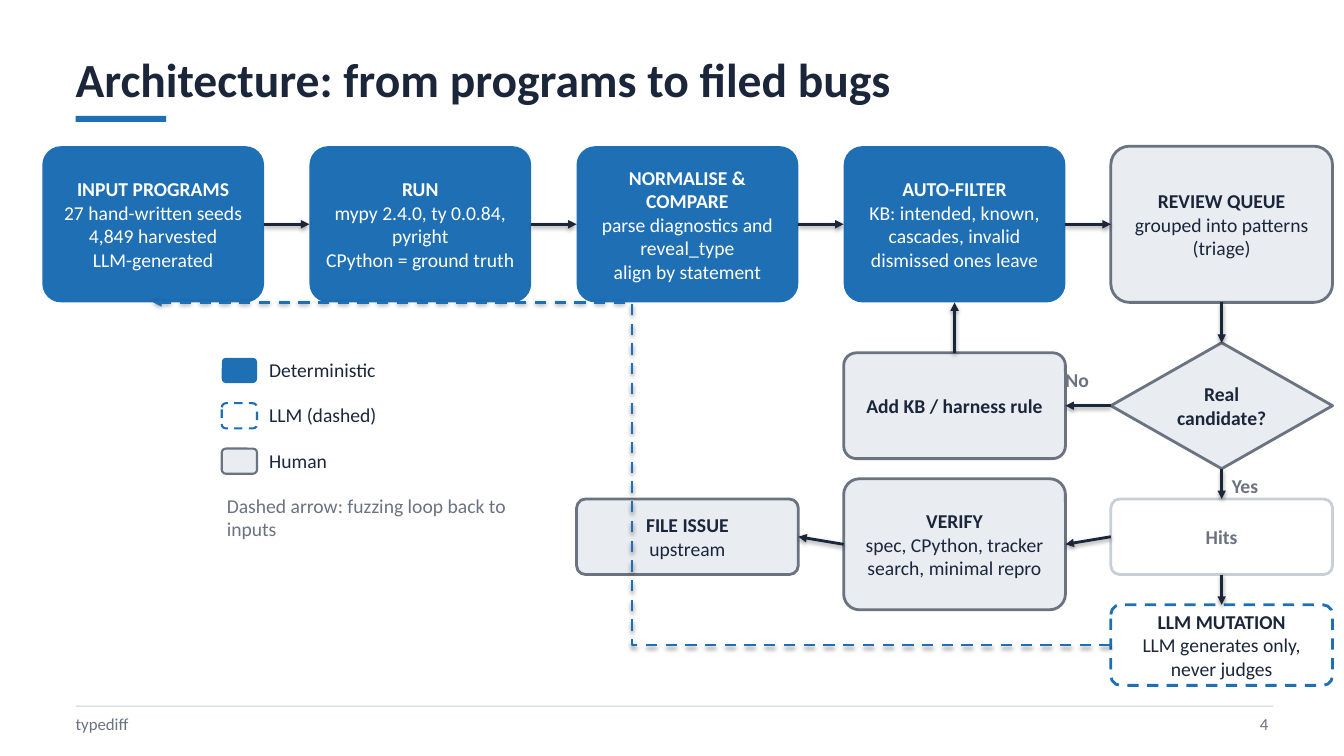
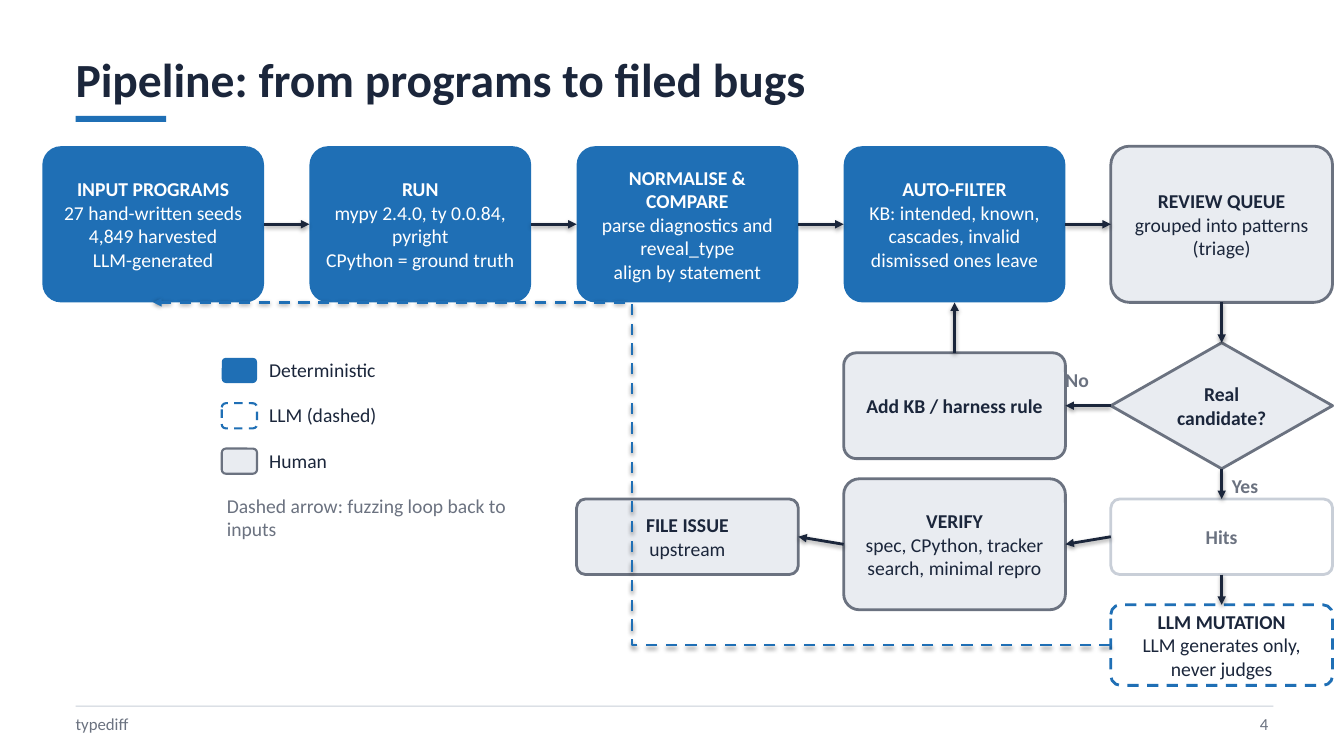
Before and after one commit to DerekLaymn/kiro_sa, a slide deck: slide 4 of presentation/typediff_update.pptx. Drawn at 1344x756 pixels with LibreOffice and Linux fonts; fonts in the diff are those of the drawing. Boxes give left, top, right and bottom in pixels: in the first picture for what was removed or moved away, otherwise in the second. Text is boxed around its words. In the diff, an @@ line names an element or a change of style, - is before the commit and + after.

```diff
--- a/presentation/typediff_update.pptx
+++ b/presentation/typediff_update.pptx
@@ text at (76, 63, 806, 105): text changed @@
-Architecture: from programs to filed bugs
+Pipeline: from programs to filed bugs
```
Also in this commit, not shown: 1 other slide changed, 2 slides added, 1 other file.
